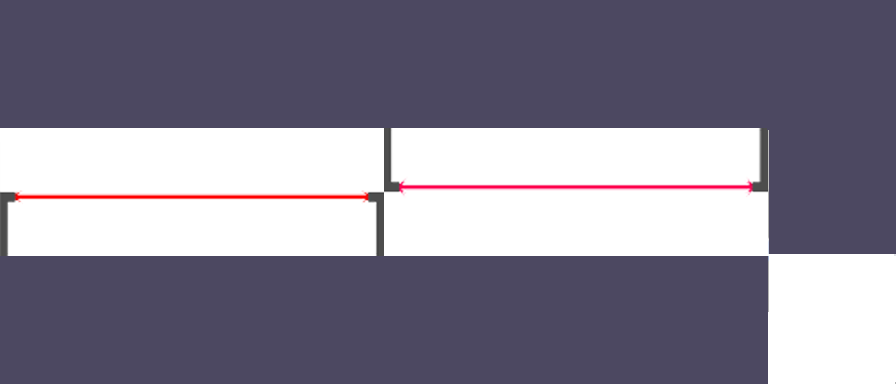
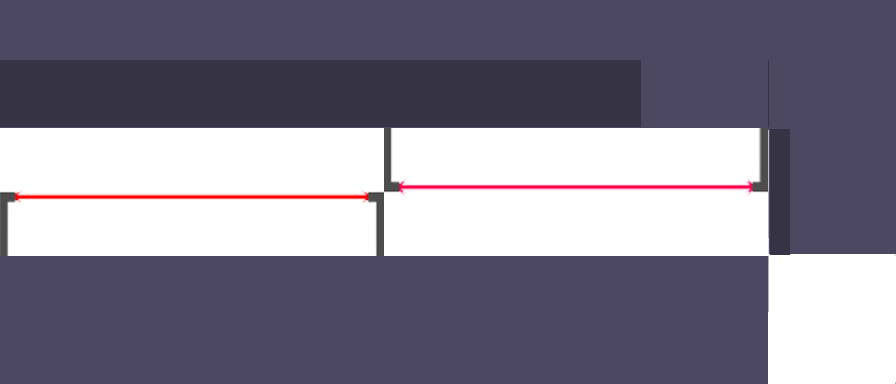
The second 896 × 384 image is a revision of the first. Changes to its layers:
added layer "Layer 14" above "Layer 13" over bbox(0, 60, 790, 255)
